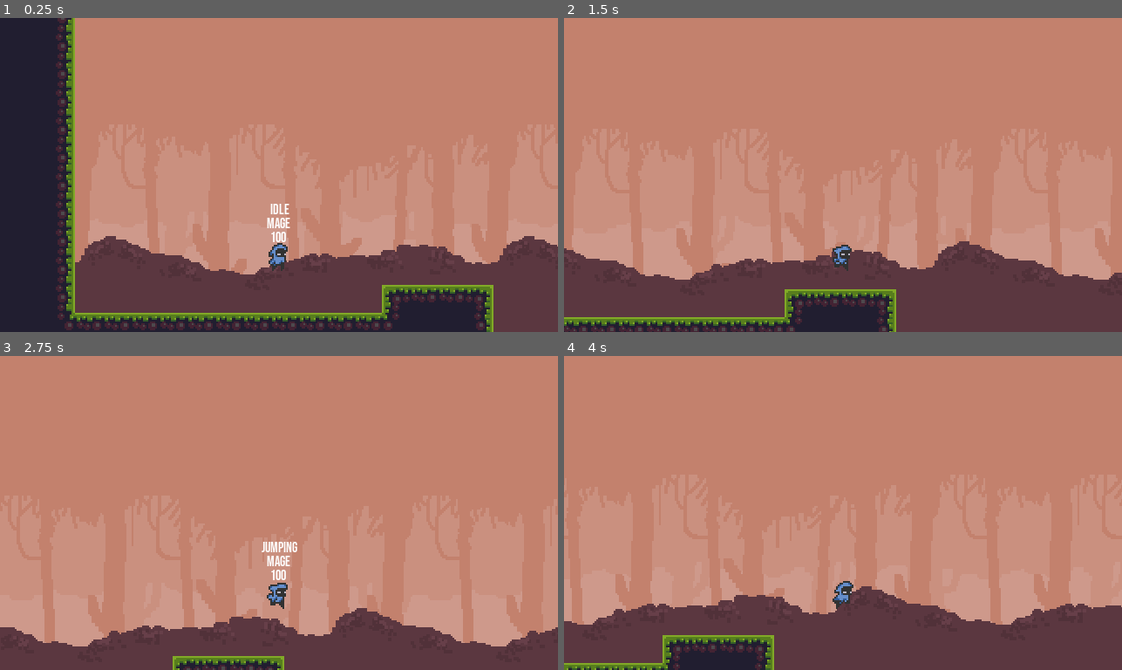
Above: before the commit, frames 1-4 (two rows, left to right).
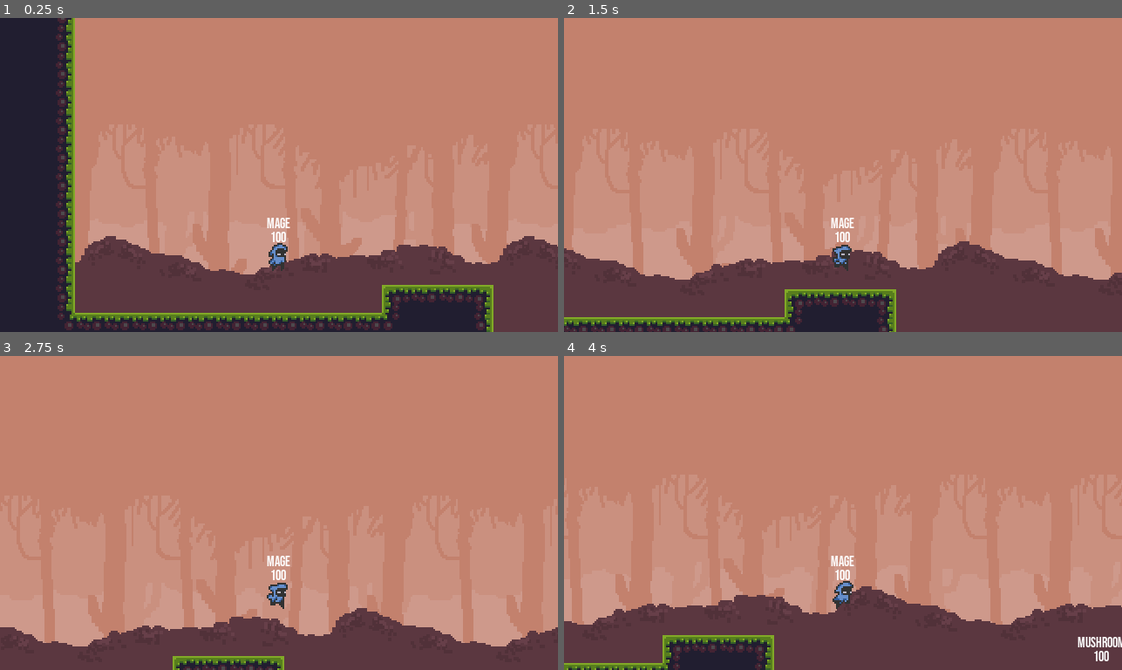
Above: after the commit, the same moments.

Repository: remtaine/Bombs-Equal-Magic
Game: Godot game, scene res://src/levels/Level1.tscn
Same seed, same stepped clock (60 frames per second), same inputs: the game is played once before the commit and once after it. Sound files missing from this copy of the repository are replaced by a short silence.
Inputs (mouse positions are in pixels of both pictures, inside the frame that each line leads up to):
- Up to frame 1 (0.25 s): no input
- Up to frame 2 (1.5 s): move the mouse to (965, 159) at 0.52 s; hold D (move_right) 0.53-1.25 s; hold T (toggle_labels) 0.53-1.25 s; click (965, 159) at 0.67 s; tap W (jump) at 0.77 s; drag from (731, 190) to (815, 237) at 1.27 s
- Up to frame 3 (2.75 s): move the mouse to (334, 443) at 2.02 s; hold A (move_left) from 2.03 s (still down); hold Up (aim_up) from 2.03 s (still down); tap T (toggle_labels) at 2.3 s
- Up to frame 4 (4 s): release A (move_left) at 2.75 s; release Up (aim_up) at 2.75 s; drag from (815, 575) to (675, 465) at 2.77 s; move the mouse to (1010, 560) at 3.52 s; hold D (move_right) from 3.53 s (still down); hold T (toggle_labels) from 3.53 s (still down); tap W (jump) at 3.77 s

The runs differ from the first frame. In frame 1, less than 0.1% of the frame differs, in the area x 48-52%, y 59-63%; in frame 2, 0.2%; in frame 3, 0.2%; in frame 4, 0.5%, in the area x 47-100%, y 63-98%.
Error after the commit: Unable to iterate on object of type 'Object'. (res://src/levels/Level.gd:10)

Commit message:
added sounds

Diff:
--- a/src/characters/Mage.gd
+++ b/src/characters/Mage.gd
@@ -6,11 +6,24 @@
 onready var sprite := $AnimatedSprite
 onready var crosshair_pivot := $CrosshairPivot
 onready var crosshair := $CrosshairPivot/Crosshair
-onready var state_label := $StateLabel
-onready var hp_label := $HPLabel
+
+onready var state_label := $Labels/StateLabel
+onready var hp_label := $Labels/HPLabel
+onready var name_label := $Labels/NameLabel
+
 onready var bomb_resource := preload("res://src/weapons/Bomb.tscn")
 onready var weapons_holder := get_parent().get_parent().get_node("Weapons")
 onready var camera := $Camera2D
+
+onready var launch_audio := $Audio/LaunchAudio
+onready var sound_launch_array : Array = []
+onready var sound_launch1 := preload("res://sounds/launches/Launch_1.wav")
+onready var sound_launch2 := preload("res://sounds/launches/Launch_2.wav")
+onready var sound_launch3 := preload("res://sounds/launches/Launch_3.wav")
+onready var sound_launch4 := preload("res://sounds/launches/Launch_4.wav")
+onready var sound_launch5 := preload("res://sounds/launches/Launch_5.wav")
+onready var sound_launch6 := preload("res://sounds/launches/Launch_6.wav")
+onready var sound_launch7 := preload("res://sounds/launches/Launch_7.wav")
 
 export var instance_name : String = "Mage"
 export var team : String = "Team 1"
@@ -63,8 +76,16 @@
 	set_physics_process(false)
 	crosshair_pivot.visible = false
 
+	name_label.text = instance_name
+
+	setup_sounds()
+
 func setup(m):
 	connect("turn_done", m, "choose_next_active_character")
+
+func setup_sounds():
+	sound_launch_array = [sound_launch1]
+	#TODO add other array parts
 
 func set_active():
 	camera.current = true
@@ -151,6 +172,8 @@
 		STATES.IDLE:
 			sprite.set_animation("idle")
 		STATES.SHOOT:
+			#SPAWNING BOMB!
+			play_sound("launch")
 			var bomb = bomb_resource.instance()
 			bomb.setup(self, crosshair.global_position, crosshair.global_position - crosshair_pivot.global_position)
 			weapons_holder.add_child(bomb)
@@ -195,6 +218,12 @@
 	#TODO add timer before setting inactive
 	set_inactive()
 
+func play_sound(sound):
+	match sound:
+		"launch":
+			launch_audio.stream = sound_launch_array[0]
+			launch_audio.play()
+
 func exit_state():
 	#exits current state
 	pass
--- a/src/characters/Mage.tscn
+++ b/src/characters/Mage.tscn
@@ -99,15 +99,15 @@
 [sub_resource type="RectangleShape2D" id=18]
 extents = Vector2( 3.40263, 10 )
 
+[sub_resource type="DynamicFont" id=19]
+size = 8
+font_data = ExtResource( 5 )
+
 [sub_resource type="DynamicFont" id=20]
 size = 8
 font_data = ExtResource( 5 )
 
 [sub_resource type="DynamicFont" id=21]
-size = 8
-font_data = ExtResource( 5 )
-
-[sub_resource type="DynamicFont" id=19]
 size = 8
 font_data = ExtResource( 5 )
 
@@ -127,14 +127,15 @@
 scale = Vector2( 1, 0.72 )
 shape = SubResource( 18 )
 
-[node name="NameLabel" type="Label" parent="."]
-margin_left = -19.5083
-margin_top = -23.7601
-margin_right = 20.4917
-margin_bottom = 1.23987
-custom_fonts/font = SubResource( 20 )
-text = "Mage
-"
+[node name="Labels" type="Node2D" parent="."]
+
+[node name="NameLabel" type="Label" parent="Labels"]
+margin_left = -19.7766
+margin_top = -30.9145
+margin_right = 20.2234
+margin_bottom = -5.91447
+custom_fonts/font = SubResource( 19 )
+text = "Mage"
 align = 1
 valign = 1
 script = ExtResource( 8 )
@@ -142,12 +143,12 @@
 "_edit_use_anchors_": false
 }
 
-[node name="HPLabel" type="Label" parent="."]
+[node name="HPLabel" type="Label" parent="Labels"]
 margin_left = -12.1719
 margin_top = -16.8405
 margin_right = 11.8281
 margin_bottom = -2.84052
-custom_fonts/font = SubResource( 21 )
+custom_fonts/font = SubResource( 20 )
 text = "100"
 align = 1
 valign = 1
@@ -156,16 +157,16 @@
 "_edit_use_anchors_": false
 }
 
-[node name="StateLabel" type="Label" parent="."]
+[node name="StateLabel" type="Label" parent="Labels"]
 anchor_left = 0.5
 anchor_right = 0.5
-margin_left = -19.1779
-margin_top = -32.5953
-margin_right = 19.8221
-margin_bottom = -18.5953
+margin_left = -19.6154
+margin_top = -33.1941
+margin_right = 19.3846
+margin_bottom = -19.1941
 size_flags_horizontal = 2
 size_flags_vertical = 2
-custom_fonts/font = SubResource( 19 )
+custom_fonts/font = SubResource( 21 )
 text = "LABEL"
 align = 1
 valign = 1
@@ -173,6 +174,7 @@
 __meta__ = {
 "_edit_use_anchors_": false
 }
+is_on = false
 
 [node name="Camera2D" type="Camera2D" parent="."]
 position = Vector2( 0, -46.8713 )
@@ -184,3 +186,7 @@
 position = Vector2( 25.7901, 0.810966 )
 scale = Vector2( 0.2, 0.2 )
 texture = ExtResource( 4 )
+
+[node name="Audio" type="Node2D" parent="."]
+
+[node name="LaunchAudio" type="AudioStreamPlayer2D" parent="Audio"]
--- a/src/characters/Mushroom.tscn
+++ b/src/characters/Mushroom.tscn
@@ -151,13 +151,5 @@
 instance_name = "Mushroom"
 
 [node name="AnimatedSprite" parent="." index="0"]
-frames = SubResource( 17 )
+frames = SubResource( 31 )
 animation = "run"
-frame = 0
-
-[node name="NameLabel" parent="." index="2"]
-margin_left = -20.8417
-margin_top = -30.7129
-margin_right = 19.1583
-margin_bottom = -5.7129
-text = "Mushroom"
--- a/src/levels/Level.gd
+++ b/src/levels/Level.gd
@@ -7,6 +7,5 @@
 		get_tree().reload_current_scene()
 	if event.is_action_pressed("toggle_labels"):
 		for child in character_holder.get_children():
-			for node in child.get_children():
-				if node is Label:
-					node.toggle()
+			for label in child.get_node("Labels"):
+				label.toggle()
--- a/src/weapons/Bomb.gd
+++ b/src/weapons/Bomb.gd
@@ -8,20 +8,34 @@
 var damage : int = 30
 
 var owned_by = null
+
 onready var sprite := $AnimatedSprite
 onready var timer := $ExplodeTimer
-onready var label := $TimerLabel
+onready var label := $Labels/TimerLabel
 onready var hitbox := $Hitbox
+
+onready var explosion_audio := $Audio/ExplosionAudio
+onready var sound_explosion_array : Array = []
+onready var sound_explosion1 := preload("res://sounds/explosions/Explosion_1.wav")
+onready var sound_explosion2 := preload("res://sounds/explosions/Explosion_2.wav")
+onready var sound_explosion3 := preload("res://sounds/explosions/Explosion_3.wav")
+onready var sound_explosion4 := preload("res://sounds/explosions/Explosion_4.wav")
+onready var sound_explosion5 := preload("res://sounds/explosions/Explosion_5.wav")
 
 func _ready():
 	sprite.set_animation("ready")
 	hitbox.setup(self)
+
+	setup_sounds()
 
 func setup(o, pos, dir):
 	owned_by = o
 	position = to_local(pos)
 	velocity = speed * dir.normalized()
 	connect("finished_exploding", o, "bomb_exploded")
+
+func setup_sounds():
+	sound_explosion_array = [sound_explosion1]
 
 func _physics_process(delta):
 	if sprite.animation != "explode":
@@ -49,13 +63,10 @@
 
 func _on_AnimatedSprite_animation_finished():
 	if sprite.animation == "go":
+		play_sound("explode")
 		sprite.set_animation("explode")
 		position.y -= 24
 		scale *= 2
-
-	elif sprite.animation == "explode":
-		emit_signal("finished_exploding")
-		queue_free()
 
 func _on_AnimatedSprite_frame_changed():
 	if sprite.animation == "explode":
@@ -63,3 +74,14 @@
 			hitbox.activate()
 		if sprite.frame == 6:
 			hitbox.deactivate()
+
+func play_sound(sound):
+	match sound:
+		"explode":
+			explosion_audio.stream = sound_explosion_array[0]
+			explosion_audio.play()
+
+func _on_ExplosionAudio_finished():
+	if explosion_audio.stream in sound_explosion_array:
+		emit_signal("finished_exploding")
+		queue_free()
--- a/src/weapons/Bomb.tscn
+++ b/src/weapons/Bomb.tscn
@@ -55,47 +55,47 @@
 atlas = ExtResource( 2 )
 region = Rect2( 56, 0, 8, 8 )
 
-[sub_resource type="AtlasTexture" id=15]
+[sub_resource type="AtlasTexture" id=13]
 atlas = ExtResource( 5 )
 region = Rect2( 0, 0, 32, 32 )
 
-[sub_resource type="AtlasTexture" id=16]
+[sub_resource type="AtlasTexture" id=14]
 atlas = ExtResource( 5 )
 region = Rect2( 32, 0, 32, 32 )
 
-[sub_resource type="AtlasTexture" id=17]
+[sub_resource type="AtlasTexture" id=15]
 atlas = ExtResource( 5 )
 region = Rect2( 64, 0, 32, 32 )
 
-[sub_resource type="AtlasTexture" id=18]
+[sub_resource type="AtlasTexture" id=16]
 atlas = ExtResource( 5 )
 region = Rect2( 96, 0, 32, 32 )
 
-[sub_resource type="AtlasTexture" id=19]
+[sub_resource type="AtlasTexture" id=17]
 atlas = ExtResource( 5 )
 region = Rect2( 128, 0, 32, 32 )
 
-[sub_resource type="AtlasTexture" id=20]
+[sub_resource type="AtlasTexture" id=18]
 atlas = ExtResource( 5 )
 region = Rect2( 160, 0, 32, 32 )
 
-[sub_resource type="AtlasTexture" id=21]
+[sub_resource type="AtlasTexture" id=19]
 atlas = ExtResource( 5 )
 region = Rect2( 192, 0, 32, 32 )
 
-[sub_resource type="AtlasTexture" id=22]
+[sub_resource type="AtlasTexture" id=20]
 atlas = ExtResource( 5 )
 region = Rect2( 224, 0, 32, 32 )
 
-[sub_resource type="AtlasTexture" id=23]
+[sub_resource type="AtlasTexture" id=21]
 atlas = ExtResource( 5 )
 region = Rect2( 256, 0, 32, 32 )
 
-[sub_resource type="AtlasTexture" id=24]
+[sub_resource type="AtlasTexture" id=22]
 atlas = ExtResource( 5 )
 region = Rect2( 288, 0, 32, 32 )
 
-[sub_resource type="SpriteFrames" id=13]
+[sub_resource type="SpriteFrames" id=23]
 animations = [ {
 "frames": [ SubResource( 2 ), SubResource( 3 ), SubResource( 4 ) ],
 "loop": true,
@@ -107,13 +107,13 @@
 "name": "go",
 "speed": 8.0
 }, {
-"frames": [ SubResource( 15 ), SubResource( 16 ), SubResource( 17 ), SubResource( 18 ), SubResource( 19 ), SubResource( 20 ), SubResource( 21 ), SubResource( 22 ), SubResource( 23 ), SubResource( 24 ) ],
-"loop": true,
+"frames": [ SubResource( 13 ), SubResource( 14 ), SubResource( 15 ), SubResource( 16 ), SubResource( 17 ), SubResource( 18 ), SubResource( 19 ), SubResource( 20 ), SubResource( 21 ), SubResource( 22 ), null ],
+"loop": false,
 "name": "explode",
 "speed": 10.0
 } ]
 
-[sub_resource type="DynamicFont" id=14]
+[sub_resource type="DynamicFont" id=24]
 size = 8
 font_data = ExtResource( 4 )
 
@@ -126,23 +126,10 @@
 
 [node name="AnimatedSprite" type="AnimatedSprite" parent="."]
 position = Vector2( 0, -1 )
-frames = SubResource( 13 )
+frames = SubResource( 23 )
 animation = "explode"
-frame = 5
+frame = 10
 playing = true
-
-[node name="TimerLabel" type="Label" parent="."]
-margin_left = -25.4283
-margin_top = -13.0816
-margin_right = 25.5717
-margin_bottom = 6.91841
-custom_fonts/font = SubResource( 14 )
-text = "READY"
-align = 1
-script = ExtResource( 6 )
-__meta__ = {
-"_edit_use_anchors_": false
-}
 
 [node name="ExplodeTimer" type="Timer" parent="."]
 wait_time = 2.0
@@ -151,6 +138,26 @@
 [node name="Hitbox" parent="." instance=ExtResource( 7 )]
 position = Vector2( -0.454086, 2.00518 )
 scale = Vector2( 1.2, 1.29554 )
+
+[node name="Labels" type="Node2D" parent="."]
+
+[node name="TimerLabel" type="Label" parent="Labels"]
+margin_left = -25.4283
+margin_top = -13.0816
+margin_right = 25.5717
+margin_bottom = 6.91841
+custom_fonts/font = SubResource( 24 )
+text = "READY"
+align = 1
+script = ExtResource( 6 )
+__meta__ = {
+"_edit_use_anchors_": false
+}
+
+[node name="Audio" type="Node2D" parent="."]
+
+[node name="ExplosionAudio" type="AudioStreamPlayer2D" parent="Audio"]
 [connection signal="animation_finished" from="AnimatedSprite" to="." method="_on_AnimatedSprite_animation_finished"]
 [connection signal="frame_changed" from="AnimatedSprite" to="." method="_on_AnimatedSprite_frame_changed"]
 [connection signal="timeout" from="ExplodeTimer" to="." method="_on_ExplodeTimer_timeout"]
+[connection signal="finished" from="Audio/ExplosionAudio" to="." method="_on_ExplosionAudio_finished"]
Not shown: 1 places in src/characters/Mushroom.tscn that only renumber resources
